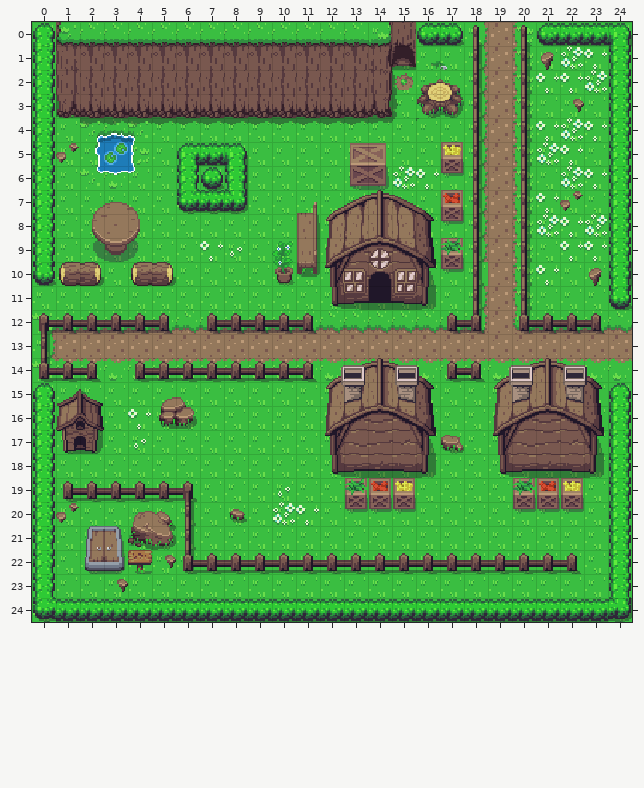
Two versions of a level (Tiled map, Assets/SuperTiled2Unity/Import/Spawn.tmx). The picture above was drawn from the file before the commit.
Cells are 16x16 px. Shown: x 0..24, y 0..24.
New version:
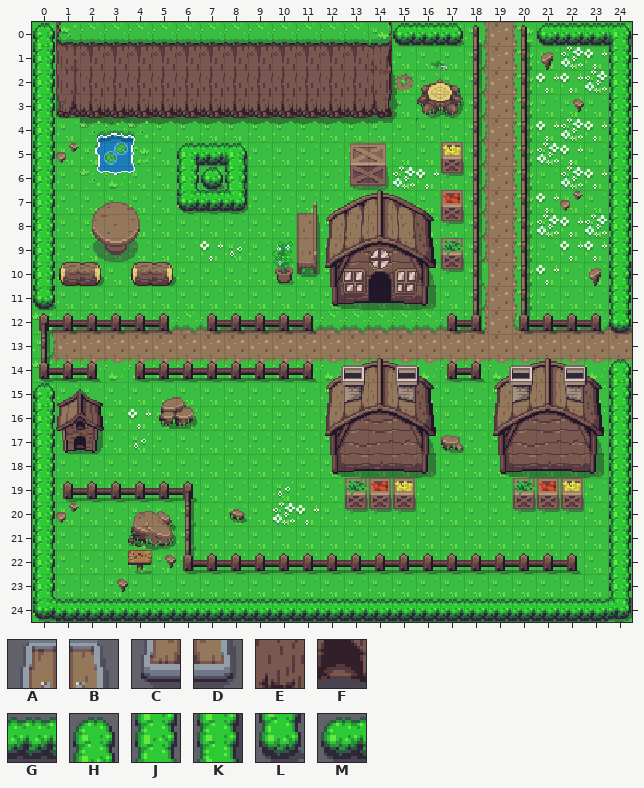
Key: from "Overworld": A 231, B 232, C 271, D 272, E 447, F 487, G 522, H 560, J 561, K 563, L 600, M 640.
_ is an empty cell.
The edit:
{"where": "layer \"colisiones\""}
{"y":0,"x":15,"old":"EM","new":"MG"}
{"y":1,"x":15,"old":"F","new":"_"}
{"y":10,"x":0,"old":"L","new":"J"}
{"y":11,"x":0,"old":"_","new":"L"}
{"y":11,"x":24,"old":"L","new":"J"}
{"y":12,"x":24,"old":"_","new":"L"}
{"y":14,"x":24,"old":"_","new":"H"}
{"y":15,"x":24,"old":"H","new":"K"}
{"y":21,"x":2,"old":"AB","new":"__"}
{"y":22,"x":2,"old":"CD","new":"__"}
{"label":"changed","picture_box":[392,22,428,70]}
{"label":"changed","picture_box":[33,262,56,310]}
{"label":"changed","picture_box":[609,286,632,334]}
{"label":"changed","picture_box":[609,359,632,406]}
{"label":"removed","picture_box":[85,526,125,574]}
